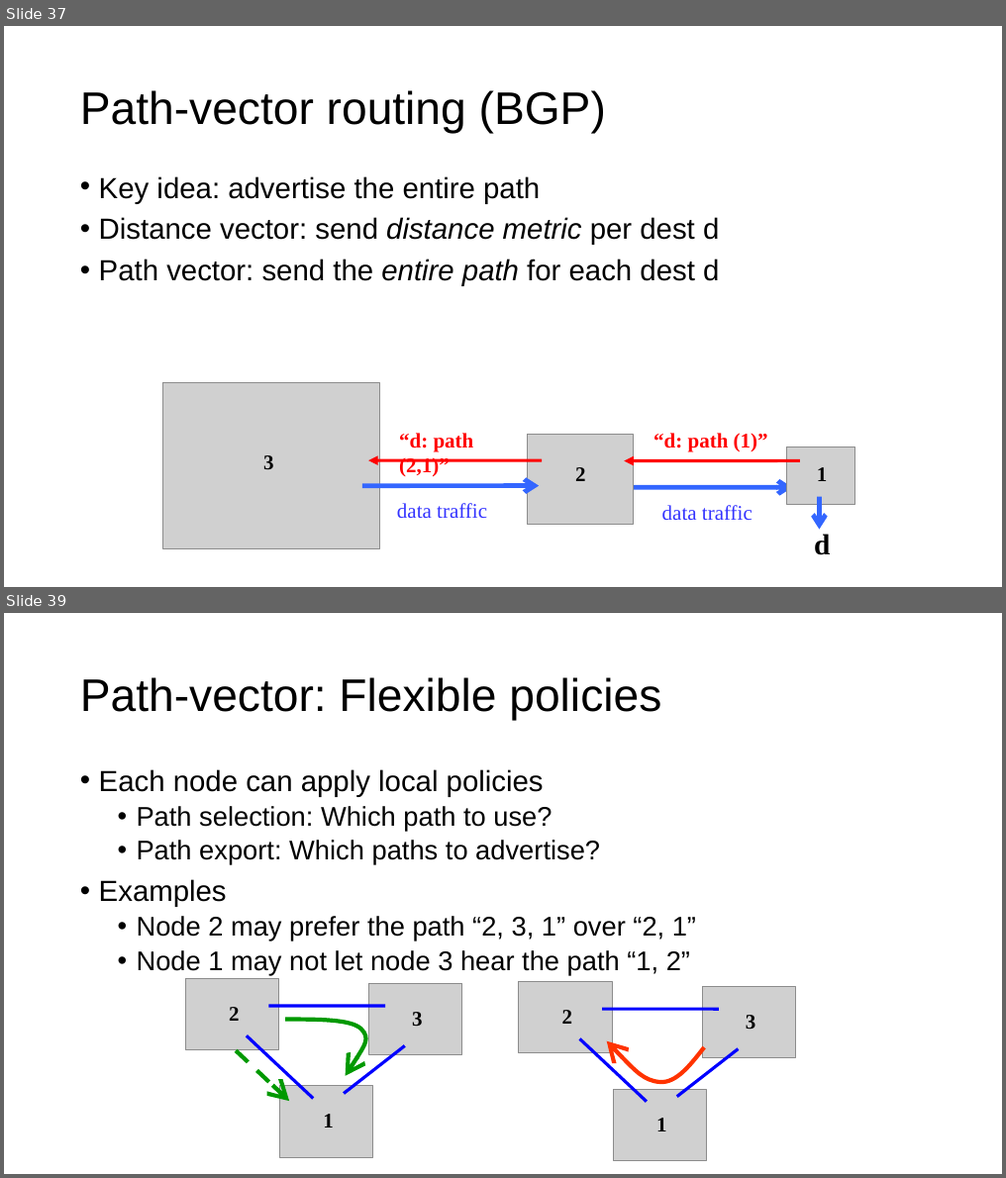
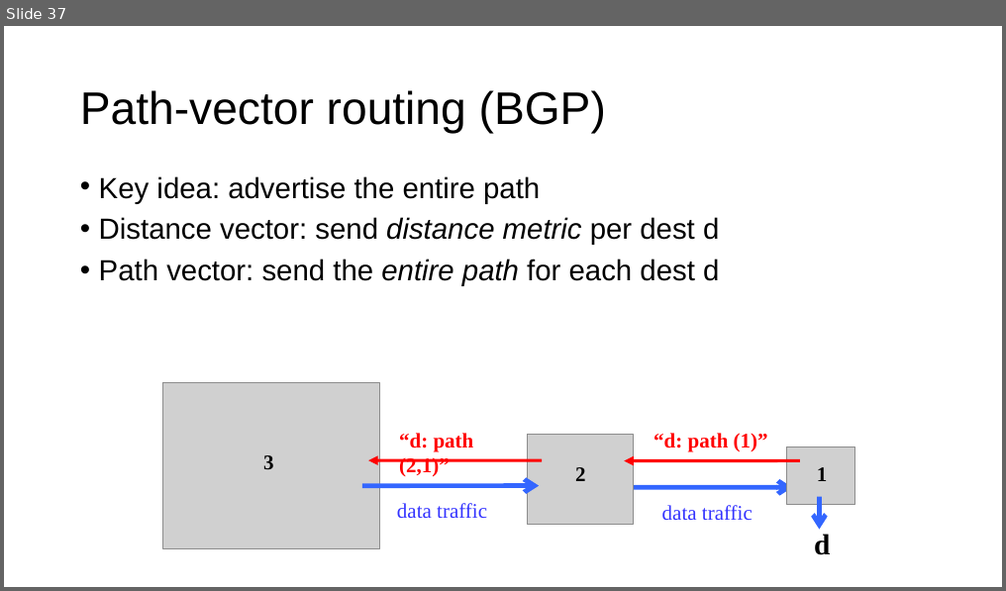
Before and after one commit to ngsrinivas/coursegen, a slide deck: ex/552-S24/staging/552-S24/lectures/12-network-control-plane.pptx. Shown one above the other, each under a label of ours: slides 37 and 39 before the commit, slide 37 after it; the slides between them are not shown. The pictures are 1006x1178 and 1006x591 pixels, drawn with LibreOffice and Linux fonts; fonts in the diff are those of the drawing; grey boxes stand for pictures. Boxes give left, top, right and bottom in pixels: in the first picture for what was removed or moved away, otherwise in the second. Text is boxed around its words. In the diff, an @@ line names an element or a change of style, - is before the commit and + after.

```diff
--- a/ex/552-S24/staging/552-S24/lectures/12-network-control-plane.pptx
+++ b/ex/552-S24/staging/552-S24/lectures/12-network-control-plane.pptx
@@ slide 39 removed at box(4, 613, 1002, 1174), background #FFFFFF @@
@@ title removed at box(80, 677, 661, 721) @@
-Path-vector: Flexible policies
@@ text removed at box(99, 769, 696, 975) @@
-• Each node can apply local policies
-  • Path selection: Which path to use?
-  • Path export: Which paths to advertise?
-• Examples
-  • Node 2 may prefer the path “2, 3, 1” over “2, 1”
-  • Node 1 may not let node 3 hear the path “1, 2”
@@ freeform shape removed at box(285, 1020, 371, 1076) @@
@@ arrow removed from (236, 1051) to (289, 1101) @@
@@ group removed at box(185, 978, 462, 1158): 3 pictures, 3 texts, 3 lines @@
-2
-3
-1
@@ group removed at box(519, 982, 796, 1161): 3 pictures, 3 texts, 3 lines @@
-2
-3
-1
@@ freeform shape removed at box(607, 1042, 704, 1083) @@
```
Also in this commit, not shown: 8 other slides removed, 3 other files.
